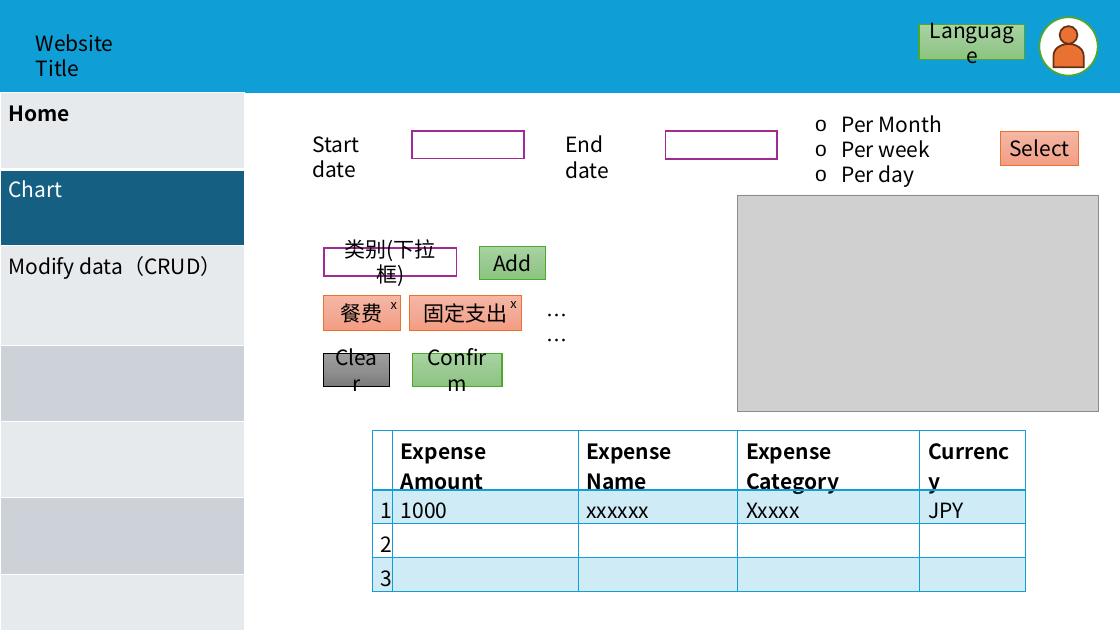
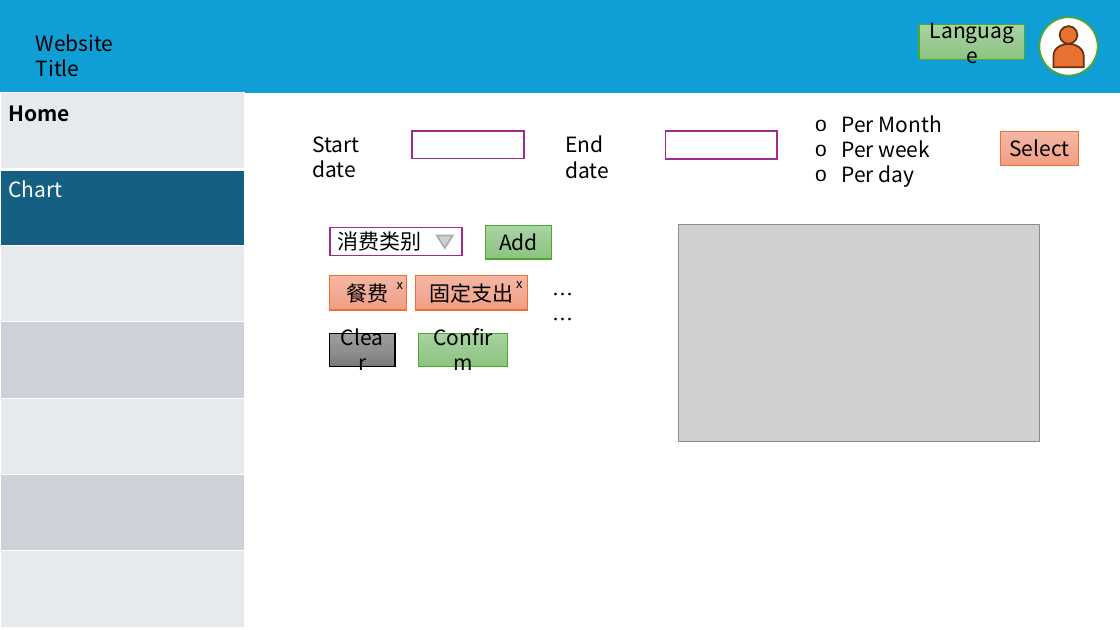
Before and after one commit to w9029/expense_statistics, a slide deck: slide 20 of documents/expenseWebsiteScript.pptx (slide 5 before the commit). Drawn at 1120x630 pixels with LibreOffice and Linux fonts; fonts in the diff are those of the drawing; grey boxes stand for pictures. Boxes give left, top, right and bottom in pixels: in the first picture for what was removed or moved away, otherwise in the second. Text is boxed around its words. In the diff, an @@ line names an element or a change of style, - is before the commit and + after.

```diff
--- a/documents/expenseWebsiteScript.pptx
+++ b/documents/expenseWebsiteScript.pptx
@@ table at (x1=0, y1=93, x2=245, y2=628) @@
-row 3: Modify data（CRUD）
+row 7: 
@@ 6 rectangles, 3 texts moved together from (x1=323, y1=246, x2=586, y2=387) to (x1=329, y1=226, x2=592, y2=367) @@
@@ text in rectangle at (x1=338, y1=231, x2=422, y2=251): text changed @@
-类别(下拉框)
+消费类别
@@ triangle added at (x1=437, y1=235, x2=453, y2=248), fill #D1D1D1, outline #AEAEAE 1.5 pt @@
@@ picture moved from (x1=737, y1=195, x2=1098, y2=412) to (x1=679, y1=224, x2=1040, y2=441) @@
@@ table removed at (x1=372, y1=431, x2=1025, y2=595), 4 rows, 5 columns @@
- | Expense Amount | Expense Name | Expense Category | Currency
-1 | 1000 | xxxxxx | Xxxxx | JPY
-2 |  |  |  | 
-3 |  |  |  | 
```
Also in this commit, not shown: 2 other slides changed, 20 slides added, 3 slides removed, 21 other files.
